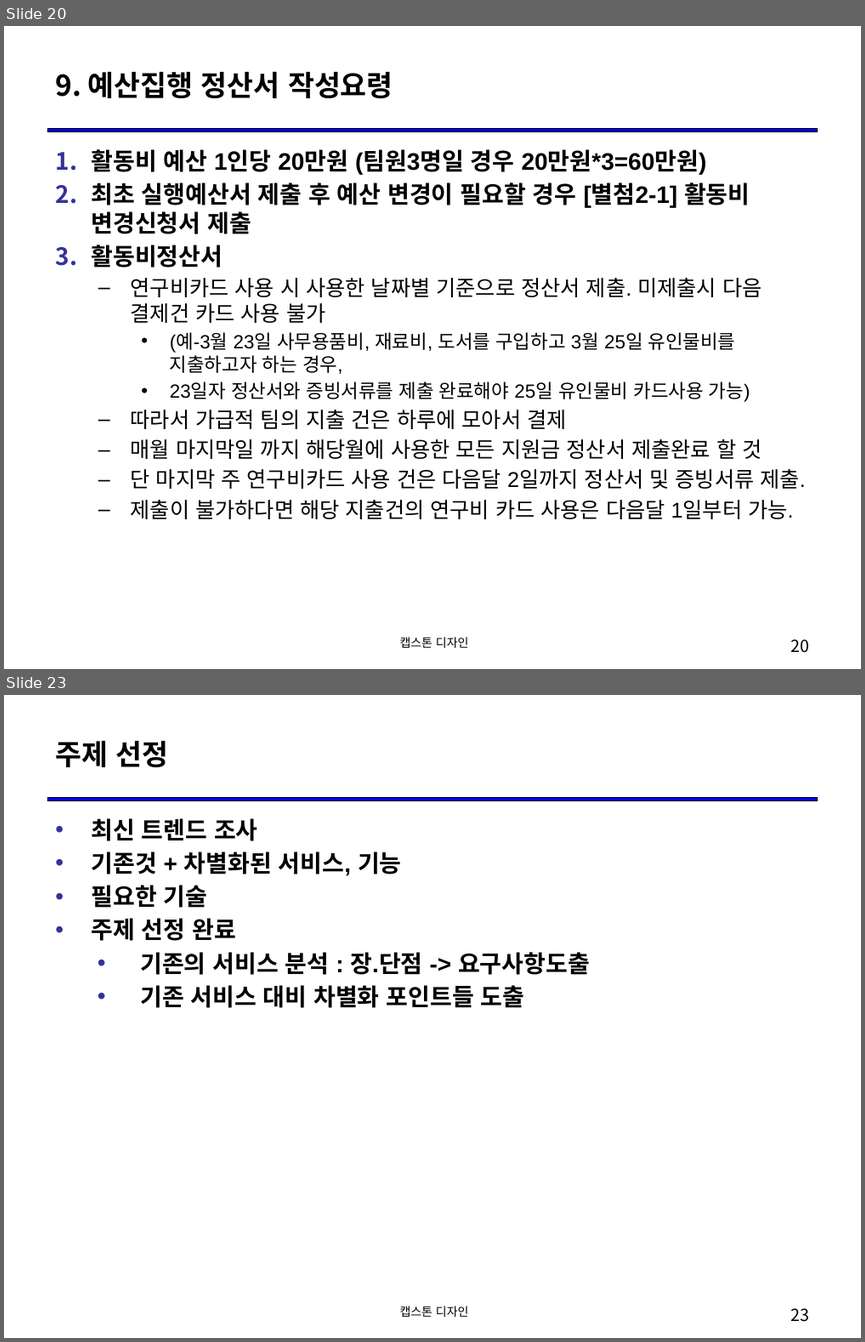
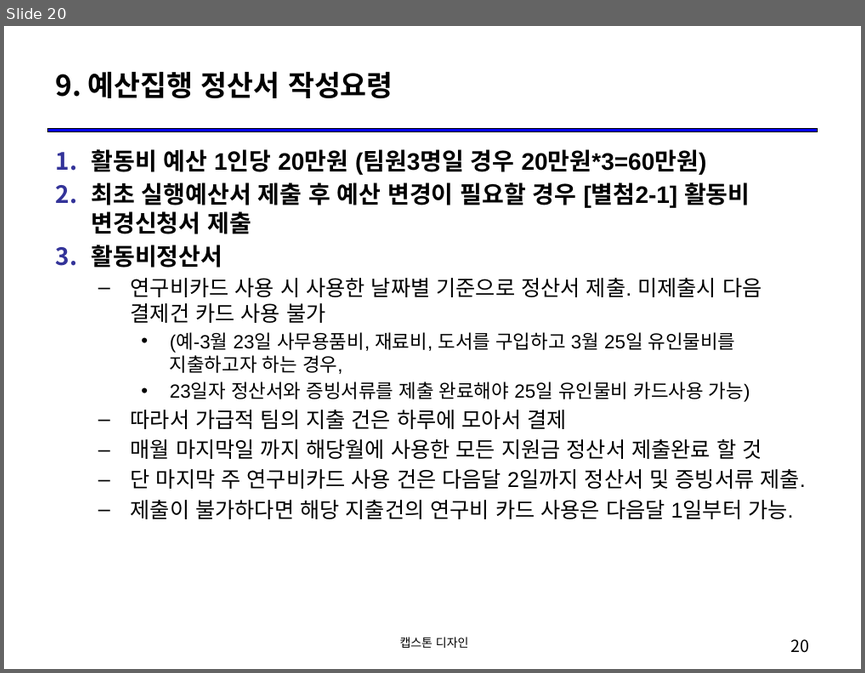
Before and after one commit to hallymsw/2021_1_CapstoneDesign, a slide deck: 01_OT/OT_캡스톤디자인_안내.pptx. Shown one above the other, each under a label of ours: slides 20 and 23 before the commit, slide 20 after it; the slides between them are not shown. The pictures are 865x1342 and 865x673 pixels, drawn with LibreOffice and Linux fonts; fonts in the diff are those of the drawing. Boxes give left, top, right and bottom in pixels: in the first picture for what was removed or moved away, otherwise in the second. Text is boxed around its words. In the diff, an @@ line names an element or a change of style, - is before the commit and + after.

```diff
--- a/01_OT/OT_캡스톤디자인_안내.pptx
+++ b/01_OT/OT_캡스톤디자인_안내.pptx
@@ slide 23 removed at bbox=[4, 695, 861, 1338], background #FFFFFF; not listed: 1 template element that a slide beside it also shows @@
@@ title removed at bbox=[55, 741, 169, 767] @@
-주제 선정
@@ text removed at bbox=[91, 818, 590, 1008] @@
-• 최신 트렌드 조사
-• 기존것 + 차별화된 서비스, 기능
-• 필요한 기술
-• 주제 선정 완료
-• 기존의 서비스 분석 : 장.단점 -> 요구사항도출
-• 기존 서비스 대비 차별화 포인트들 도출
@@ text removed at bbox=[400, 1305, 469, 1316] @@
-캡스톤 디자인
@@ page number removed at bbox=[791, 1308, 810, 1321] @@
-23
```
Also in this commit, not shown: 2 slides changed, 6 other slides removed.
